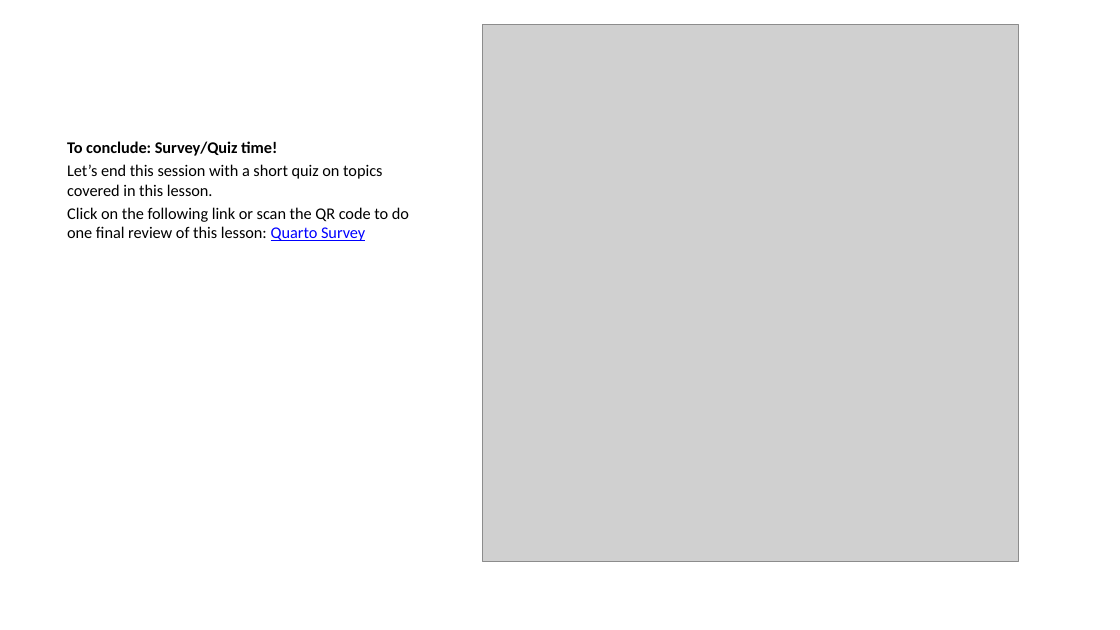
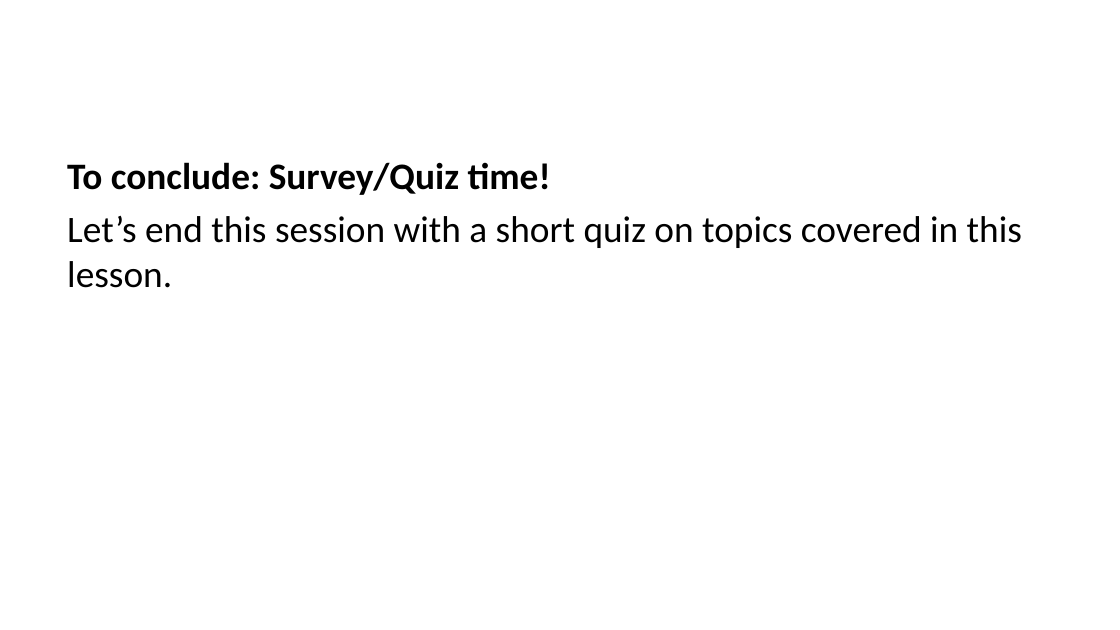
Before and after one commit to lmu-osc/train-the-trainer-student-track-OS, a slide deck: slide 81 of materials/OS-M3/OS-M3-S6-Quarto/OS-M3-S6-Quarto-slides.pptx (slide 78 before the commit). Drawn at 1120x630 pixels with LibreOffice and Linux fonts; fonts in the diff are those of the drawing; grey boxes stand for pictures. Boxes give left, top, right and bottom in pixels: in the first picture for what was removed or moved away, otherwise in the second. Text is boxed around its words. In the diff, an @@ line names an element or a change of style, - is before the commit and + after.

```diff
--- a/materials/OS-M3/OS-M3-S6-Quarto/OS-M3-S6-Quarto-slides.pptx
+++ b/materials/OS-M3/OS-M3-S6-Quarto/OS-M3-S6-Quarto-slides.pptx
@@ picture removed at box(483, 25, 1019, 561) @@
@@ text "To conclude: Survey/Quiz time!": place and size @@
-text "To conclude: Survey/Quiz time!" at box(67, 141, 409, 241)
+text "To conclude: Survey/Quiz time!" at box(67, 162, 1022, 288)
@@ text "To conclude: Survey/Quiz time!" at box(67, 162, 1022, 288): size 10.5 to 24 pt; more space between paragraphs @@
@@ text at box(67, 207, 409, 241): paragraph removed @@
-Click on the following link or scan the QR code to do one final review of this lesson: Quarto Survey
```
Also in this commit, not shown: 4 other slides changed, 12 slides added, 5 slides removed, 30 other files.
